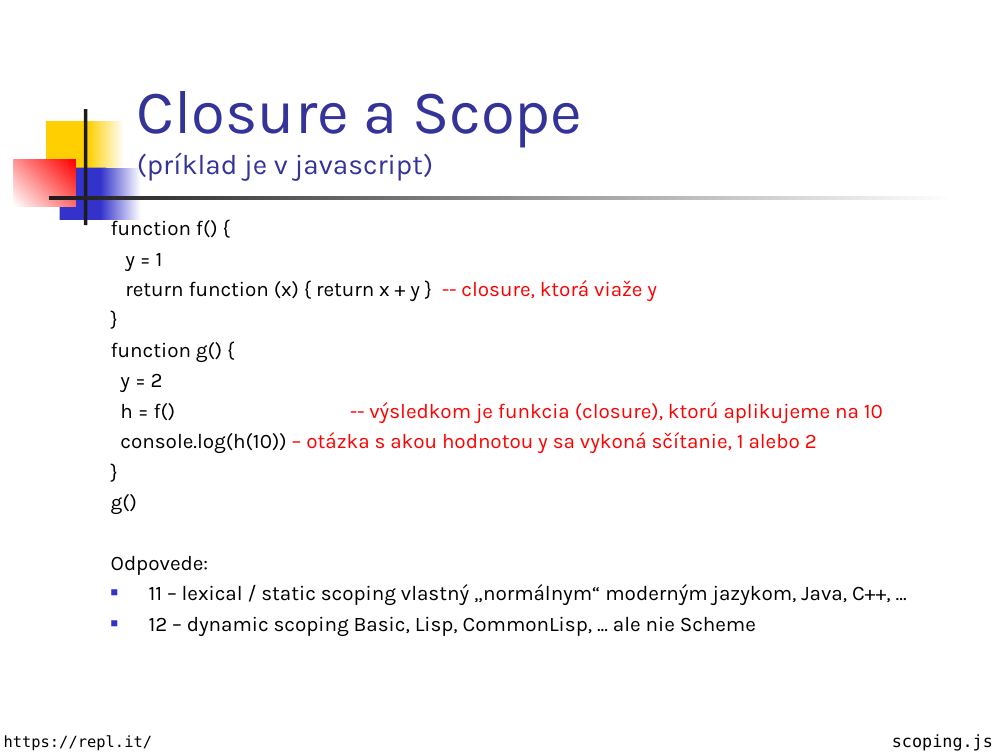
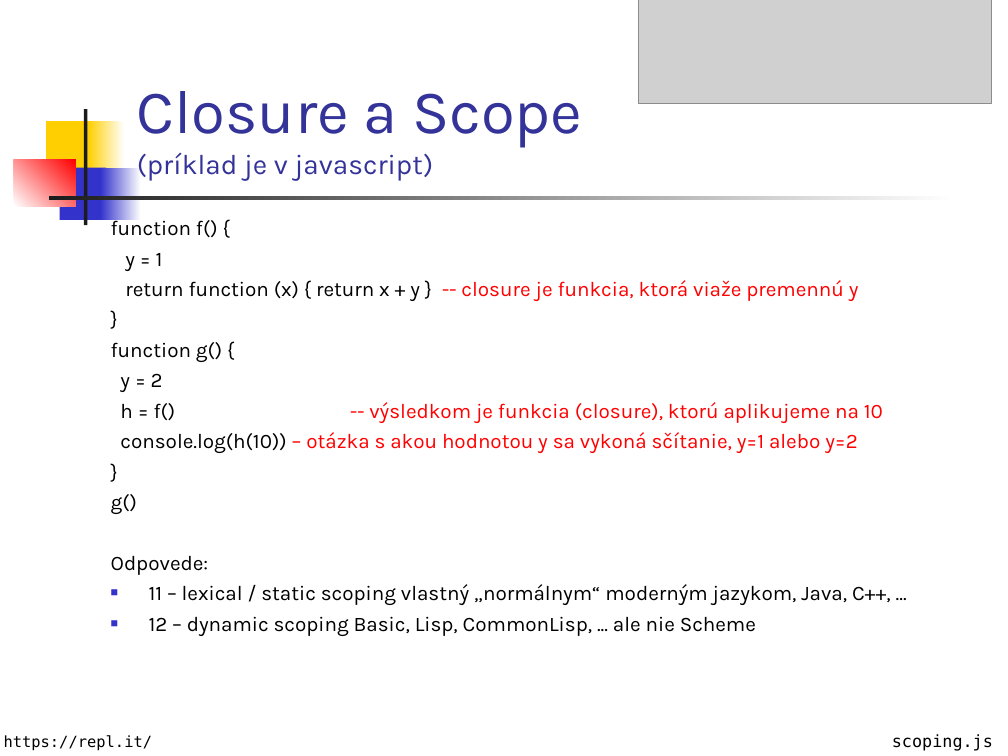
Before and after one commit to Funkcionalne/Prednasky, a slide deck: slide 12 of 01/01_fpro.ppt. Drawn at 1008x756 pixels with LibreOffice and Linux fonts; fonts in the diff are those of the drawing; grey boxes stand for pictures. Boxes give left, top, right and bottom in pixels: in the first picture for what was removed or moved away, otherwise in the second. Text is boxed around its words. In the diff, an @@ line names an element or a change of style, - is before the commit and + after.

```diff
--- a/01/01_fpro.ppt
+++ b/01/01_fpro.ppt
@@ picture added at [638,0,991,104] @@
@@ text at [125,280,859,301]: text changed; text colour #000000 to #FF0000 @@
-return function (x) { return x + y } -- closure, ktorá viaže y
+return function (x) { return x + y } -- closure je funkcia, ktorá viaže premennú y
@@ text at [120,432,857,453]: text changed @@
-console.log(h(10)) – otázka s akou hodnotou y sa vykoná sčítanie, 1 alebo 2
+console.log(h(10)) – otázka s akou hodnotou y sa vykoná sčítanie, y=1 alebo y=2
```
Also in this commit, not shown: 13 other slides changed, 1 slide added, 2 other files.
